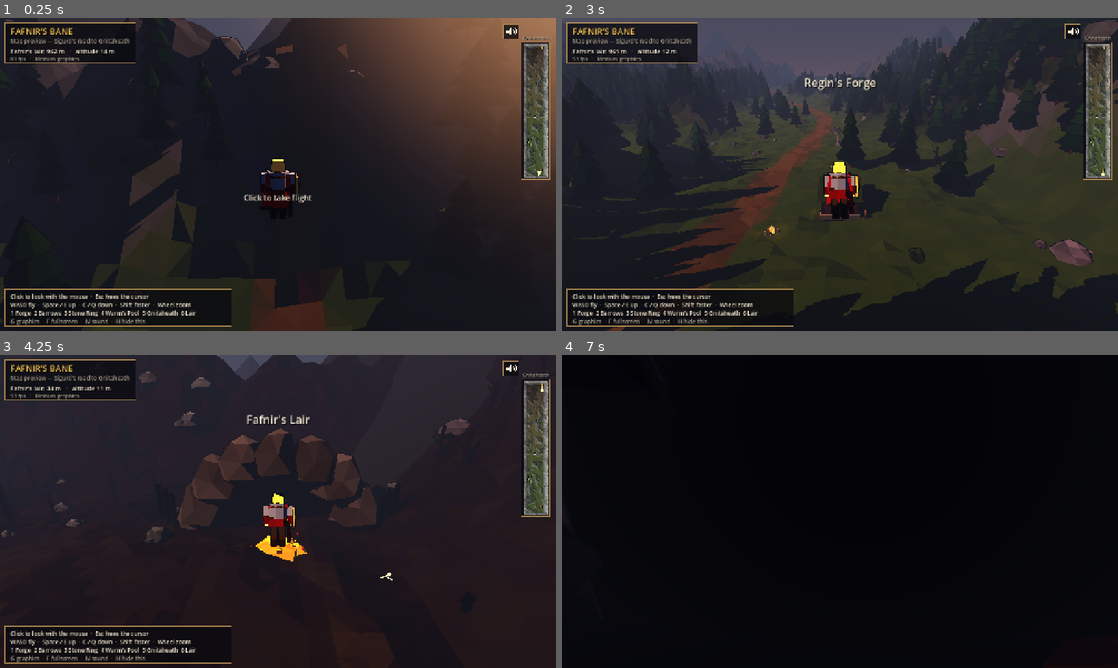
Above: before the commit, frames 1-4 (two rows, left to right).
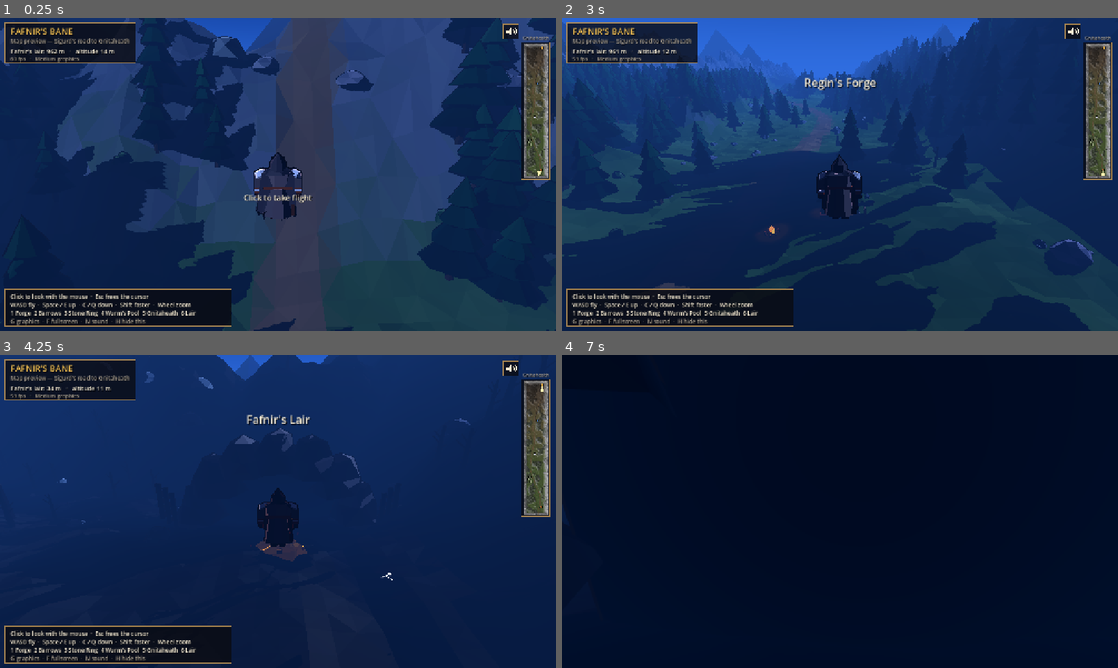
Above: after the commit, the same moments.

Repository: Kmad666/avalon-siege
Game: Godot game, scene res://scenes/main.tscn
The game is run twice, just before and just after one commit, with the same random seed, the same clock (stepped at 60 frames per second) and the same inputs.
Inputs (mouse positions are in pixels of both pictures, inside the frame that each line leads up to):
- Up to frame 1 (0.25 s): no input
- Up to frame 2 (3 s): tap Enter at 0.5 s; move the mouse to (962, 158) at 0.52 s; hold D (fly_right) 0.53-1.28 s; hold Shift (fly_boost) 0.53-1.28 s; click (962, 158) at 0.67 s; move the mouse to (812, 174) at 1.27 s; hold W (fly_fwd) from 1.28 s (still down); tap E at 1.35 s; move the mouse to (851, 168) at 2.02 s; tap Q at 2.1 s; move the mouse to (834, 180) at 2.77 s; tap 1 at 2.85 s; click (834, 180) at 2.92 s
- Up to frame 3 (4.25 s): keep holding W (fly_fwd); move the mouse to (316, 514) at 3.52 s; tap 6 at 3.6 s
- Up to frame 4 (7 s): move the mouse to (795, 508) at 4.27 s; tap one key every 0.75 s from 4.35 s: G N F H; move the mouse to (845, 511) at 5.02 s; click (845, 511) at 5.17 s; move the mouse to (817, 505) at 5.77 s; release W (fly_fwd) at 5.78 s; hold D (fly_right) 5.78-6.53 s; move the mouse to (867, 511) at 6.52 s; hold W (fly_fwd) from 6.53 s (still down)

The runs differ from the first frame. In frame 1, 89% of the frame differs, in the area x 0-100%, y 0-100%; in frame 2, 90%; in frame 3, 89%; in frame 4, 98%.

Commit message:
Hooded hero with glowing eyes; royal-blue sky and moonlight
Co-Authored-By: Claude Opus 5.5 <noreply@anthropic.com>
Claude-Session: https://claude.ai/code/session_01KidadRycBef9vnX6TmkFiq

Diff:
--- a/scripts/flyer.gd
+++ b/scripts/flyer.gd
@@ -1,7 +1,7 @@
 class_name Flyer
 extends Node3D
-## Sigurd, flying free for now so the valley can be inspected. A third-person
-## orbit camera follows him; he leans into his flight and his cloak streams.
+## The hooded hero, flying free for now so the valley can be inspected. A
+## third-person orbit camera follows; he leans into flight and his cloak streams.
 ##
 ## Mouse: look (click to capture) · WASD: fly · Space/E: up · C/Q: down ·
 ## Shift: faster · wheel: camera distance.
@@ -27,16 +27,31 @@
 	game = g
 	cam = camera
 	body = MeshInstance3D.new()
-	body.mesh = Props.sigurd_body()
-	Toon.apply(body, Toon.mat(true))
+	body.mesh = Props.hero_body()
+	Toon.apply(body, Toon.hero())
 	add_child(body)
+	# Glowing eyes in the dark of the hood, with a faint ember light inside it.
+	var eyes := MeshInstance3D.new()
+	eyes.mesh = Props.hero_eyes()
+	Geo.apply(eyes, true)
+	body.add_child(eyes)
+	var haze := MeshInstance3D.new()
+	haze.mesh = Props.hero_eye_haze()
+	haze.material_override = Geo.mat_add()
+	haze.cast_shadow = GeometryInstance3D.SHADOW_CASTING_SETTING_OFF
+	body.add_child(haze)
+	var glow := OmniLight3D.new()
+	glow.position = Vector3(0, 1.5, 0.32)
+	glow.light_color = Props.EYE
+	glow.light_energy = 1.2
+	glow.omni_range = 0.6
+	body.add_child(glow)
 	cloak_pivot = Node3D.new()
 	cloak_pivot.position = Vector3(0, 1.3, -0.2)
 	body.add_child(cloak_pivot)
 	var cloak := MeshInstance3D.new()
-	cloak.mesh = Props.sigurd_cloak()
-	var cm: ShaderMaterial = Toon.mat(true)
-	Toon.apply(cloak, cm)
+	cloak.mesh = Props.hero_cloak()
+	Toon.apply(cloak, Toon.hero())
 	cloak_pivot.add_child(cloak)
 
 
--- a/scripts/main.gd
+++ b/scripts/main.gd
@@ -82,40 +82,71 @@
 				InputMap.action_add_event(action, ev)
 
 
-## Dusk over a dark land: a low ember sun, a cold blue shade, and haze that
-## swallows the far end of the valley.
+## Blue hour over a dark land: a deep blue sky graded down to a bright
+## horizon, a pale moon throwing cold light and long shadows, and blue haze
+## that melts the far hills into the sky.
+const SKY_TOP := Color(0.039, 0.18, 0.525)
+const SKY_HORIZON := Color(0.188, 0.427, 0.878)
+
+const SKY_SHADER := """
+shader_type sky;
+uniform vec3 top_color;
+uniform vec3 horizon_color;
+uniform vec3 ground_color;
+uniform float grade_height = 0.55;
+
+vec3 to_linear(vec3 c) {
+	return mix(c / 12.92, pow((c + 0.055) / 1.055, vec3(2.4)), step(0.04045, c));
+}
+
+void sky() {
+	float y = EYEDIR.y;
+	vec3 col = mix(horizon_color, top_color, smoothstep(0.0, grade_height, y));
+	col = mix(col, ground_color, smoothstep(0.0, -0.08, y));
+	// The moon: a pale disc with a soft halo, where the light comes from.
+	if (LIGHT0_ENABLED) {
+		float d = dot(EYEDIR, LIGHT0_DIRECTION);
+		col = mix(col, vec3(0.93, 0.95, 1.0), smoothstep(0.99955, 0.9997, d));
+		col += vec3(0.25, 0.3, 0.4) * pow(max(d, 0.0), 220.0) * 0.6;
+	}
+	COLOR = col;
+}
+"""
+
+
 func _setup_env() -> void:
 	var we := WorldEnvironment.new()
 	env = Environment.new()
 	var sky := Sky.new()
-	var sm := ProceduralSkyMaterial.new()
-	sm.sky_top_color = Color(0.05, 0.06, 0.1)
-	sm.sky_horizon_color = Color(0.46, 0.3, 0.27)
-	sm.sky_curve = 0.12
-	sm.ground_bottom_color = Color(0.04, 0.04, 0.05)
-	sm.ground_horizon_color = Color(0.3, 0.22, 0.21)
-	sm.sun_angle_max = 8.0
-	sm.sun_curve = 0.08
+	var sm := ShaderMaterial.new()
+	var sh := Shader.new()
+	sh.code = SKY_SHADER
+	sm.shader = sh
+	sm.set_shader_parameter("top_color", Vector3(SKY_TOP.r, SKY_TOP.g, SKY_TOP.b))
+	sm.set_shader_parameter("horizon_color", Vector3(SKY_HORIZON.r, SKY_HORIZON.g, SKY_HORIZON.b))
+	sm.set_shader_parameter("ground_color", Vector3(0.05, 0.09, 0.2))
 	sky.sky_material = sm
 	env.background_mode = Environment.BG_SKY
 	env.sky = sky
 	env.ambient_light_source = Environment.AMBIENT_SOURCE_COLOR
-	env.ambient_light_color = Color(0.4, 0.45, 0.66)
-	env.ambient_light_energy = 0.7
-	env.tonemap_mode = Environment.TONE_MAPPER_FILMIC
-	env.tonemap_exposure = 1.15
+	env.ambient_light_color = Color(0.36, 0.46, 0.8)
+	env.ambient_light_energy = 0.95
+	# Linear tonemapping so the sky shows exactly the chosen blues.
+	env.tonemap_mode = Environment.TONE_MAPPER_LINEAR
+	env.tonemap_exposure = 1.0
 	env.fog_enabled = true
-	env.fog_light_color = Color(0.22, 0.23, 0.29)
-	env.fog_density = 0.0042
-	env.fog_sun_scatter = 0.25
-	env.fog_sky_affect = 0.85
+	env.fog_light_color = SKY_HORIZON.darkened(0.12)
+	env.fog_density = 0.0038
+	env.fog_sun_scatter = 0.0
+	env.fog_sky_affect = 0.0
 	we.environment = env
 	add_child(we)
 	sun = DirectionalLight3D.new()
-	# Low in the west-south-west: long shadows across the valley.
-	sun.rotation = Vector3(deg_to_rad(-31.0), deg_to_rad(-58.0), 0)
-	sun.light_color = Color(1.0, 0.7, 0.48)
-	sun.light_energy = 3.4
+	# A low moon ahead and to the left of the road north: long shadows, and
+	# visible in the sky as you fly toward the lair.
+	sun.rotation = Vector3(deg_to_rad(-24.0), deg_to_rad(118.0), 0)
+	sun.light_color = Color(0.85, 0.9, 1.0)
+	sun.light_energy = 3.6
 	sun.shadow_enabled = true
 	sun.shadow_bias = 0.06
 	sun.shadow_normal_bias = 1.5
@@ -307,7 +338,8 @@
 	# [name, ground point, camera yaw, camera pitch, camera distance, altitude]
 	var views := [
 		["start", Vector3(t.start.x, 0, t.start.y), 0.0, -0.25, 7.0, 12.0],
-		["sigurd", Vector3(t.start.x, 0, t.start.y - 20.0), 0.6, -0.05, 3.2, 3.0],
+		["hero", Vector3(t.start.x, 0, t.start.y - 20.0), 0.6, -0.05, 3.2, 3.0],
+		["face", Vector3(t.start.x, 0, t.start.y - 20.0), 0.35, -0.02, 2.6, 3.0],
 		["forge", Vector3(t.forge.x - 4.0, 0, t.forge.y + 18.0), 0.2, -0.3, 7.0, 6.0],
 		["valley", Vector3(t.path_x(700.0), 0, 700.0), 0.0, -0.35, 9.0, 34.0],
 		["ring", Vector3(t.ring.x - 6.0, 0, t.ring.y + 26.0), 0.1, -0.35, 8.0, 12.0],
@@ -326,6 +358,9 @@
 		flyer.teleport(p, v[2])
 		flyer.cam_pitch = v[3]
 		flyer.cam_dist = v[4]
+		if v[0] == "face":
+			flyer.body_yaw = v[2]    # turn to face the camera
+			flyer._last_yaw = v[2]
 	_shot_t += delta
 	if _shot_t > 2.5:
 		_shot_t = 0.0
--- a/scripts/props.gd
+++ b/scripts/props.gd
@@ -71,77 +71,138 @@
 		return g.mesh(true))
 
 
-# ------------------------------------------------------------- Sigurd
-
-const SKIN := Color(0.9, 0.72, 0.58)
-const HAIR := Color(0.86, 0.72, 0.45)
-const MAIL := Color(0.52, 0.54, 0.58)
-const TUNIC := Color(0.48, 0.13, 0.12)
-const LEATHER := Color(0.33, 0.22, 0.15)
-const GOLD := Color(0.92, 0.72, 0.28)
-
-
-## Sigurd Fafnisbani: mail over a blood-red tunic, golden hair and beard,
-## a round shield on his back and Gram at his hip. Faces +z.
-static func sigurd_body() -> ArrayMesh:
-	return _cached("sigurd", func():
-		var g := Geo.new()
-		# Legs and boots.
+# ------------------------------------------------------------- the hooded hero
+
+const ROBE := Color(0.38, 0.35, 0.36)
+const HOOD := Color(0.31, 0.29, 0.31)
+const LEATHER := Color(0.45, 0.3, 0.2)
+const IRON := Color(0.58, 0.6, 0.64)
+const GOLD := Color(0.86, 0.66, 0.28)
+const VOID := Color(0.01, 0.01, 0.015)
+const EYE := Color(1.0, 0.62, 0.18)
+
+
+## The hero: a broad-shouldered hooded wanderer. Heavy robe, iron pauldrons,
+## a deep cowl hiding the face. Faces +z. The eyes are a separate mesh so
+## they can glow (see hero_eyes).
+static func hero_body() -> ArrayMesh:
+	return _cached("hero", func():
+		var g := Geo.new()
+		# Boots peeking out under the robe.
 		for sx in [-0.13, 0.13]:
-			g.box(Vector3(sx, 0.12, 0.03), Vector3(0.17, 0.24, 0.27), LEATHER.darkened(0.25))
-			g.box(Vector3(sx, 0.48, 0), Vector3(0.16, 0.5, 0.18), Color(0.3, 0.27, 0.24))
-			g.box(Vector3(sx, 0.3, 0.0), Vector3(0.18, 0.12, 0.2), LEATHER)   # leg wraps
-		# Tunic skirt and mail shirt.
-		g.prism(Vector3(0, 0.62, 0), 0.34, 0.28, 0.32, 8, TUNIC, Color(0, 0, 0, 0), 0.2)
-		g.prism(Vector3(0, 0.88, 0), 0.29, 0.31, 0.46, 8, MAIL, Color(0, 0, 0, 0), 0.2)
-		g.box(Vector3(0, 0.9, 0), Vector3(0.62, 0.08, 0.44), LEATHER)          # belt
-		g.box(Vector3(0, 0.9, 0.22), Vector3(0.1, 0.1, 0.03), GOLD)            # buckle
-		# Fur mantle across the shoulders.
-		g.blob(Vector3(0, 1.22, -0.02), 0.36, 0.2, Color(0.36, 0.27, 0.2), 101, 7, 1)
-		# Arms.
+			g.box(Vector3(sx, 0.1, 0.05), Vector3(0.17, 0.2, 0.28), LEATHER.darkened(0.35))
+		# Long robe: flares toward the hem, cinched at the waist.
+		g.push_at(Vector3.ZERO, 0.0, Vector3(1.1, 1.0, 0.9))
+		g.prism(Vector3(0, 0.12, 0), 0.4, 0.29, 0.78, 9, ROBE, Color(0, 0, 0, 0), 0.17)
+		g.pop()
+		# Broad chest: wider than deep, widening up to the shoulders.
+		g.push_at(Vector3.ZERO, 0.0, Vector3(1.45, 1.0, 0.85))
+		g.prism(Vector3(0, 0.9, 0), 0.25, 0.33, 0.44, 8, ROBE.lightened(0.04), Color(0, 0, 0, 0), 0.2)
+		g.pop()
+		g.box(Vector3(0, 0.92, 0), Vector3(0.74, 0.09, 0.46), LEATHER)            # belt
+		g.box(Vector3(0, 0.92, 0.235), Vector3(0.11, 0.11, 0.03), GOLD)           # buckle
+		g.box(Vector3(0.2, 0.62, 0.2), Vector3(0.12, 0.62, 0.02), ROBE.darkened(0.25))  # robe split
+		# Leather harness across the chest.
+		g.push(Transform3D(Basis(Vector3(0, 0, 1), 0.75), Vector3(0, 1.12, 0.215)))
+		g.box(Vector3.ZERO, Vector3(0.08, 0.6, 0.03), LEATHER)
+		g.pop()
+		# Shoulders: iron pauldrons over a heavy mantle.
+		g.push_at(Vector3(0, 1.3, -0.02), 0.0, Vector3(1.5, 1.0, 1.0))
+		g.blob(Vector3.ZERO, 0.34, 0.16, HOOD, 211, 7, 1)
+		g.pop()
 		for sx in [-1.0, 1.0]:
-			g.box(Vector3(sx * 0.37, 1.12, 0.02), Vector3(0.15, 0.3, 0.17), MAIL)
-			g.box(Vector3(sx * 0.38, 0.86, 0.06), Vector3(0.13, 0.28, 0.14), TUNIC.darkened(0.15))
-			g.box(Vector3(sx * 0.38, 0.69, 0.08), Vector3(0.12, 0.1, 0.12), SKIN)
-			g.box(Vector3(sx * 0.38, 0.8, 0.07), Vector3(0.14, 0.07, 0.15), GOLD)   # arm ring
-		# Head, golden hair and beard.
-		g.box(Vector3(0, 1.43, 0.02), Vector3(0.24, 0.27, 0.25), SKIN)
-		g.box(Vector3(-0.055, 1.46, 0.145), Vector3(0.05, 0.03, 0.02), Color(0.2, 0.35, 0.55))
-		g.box(Vector3(0.055, 1.46, 0.145), Vector3(0.05, 0.03, 0.02), Color(0.2, 0.35, 0.55))
-		g.box(Vector3(0, 1.6, -0.01), Vector3(0.28, 0.1, 0.29), HAIR)           # crown
-		g.box(Vector3(0, 1.43, -0.14), Vector3(0.28, 0.32, 0.08), HAIR)         # back of hair
-		g.box(Vector3(-0.15, 1.44, 0.0), Vector3(0.04, 0.26, 0.2), HAIR)
-		g.box(Vector3(0.15, 1.44, 0.0), Vector3(0.04, 0.26, 0.2), HAIR)
-		g.box(Vector3(0, 1.2, -0.17), Vector3(0.12, 0.3, 0.05), HAIR.darkened(0.08))   # braid
-		g.push(Transform3D(Basis(Vector3(1, 0, 0), PI - 0.2), Vector3(0, 1.36, 0.13)))
-		g.prism(Vector3.ZERO, 0.12, 0.02, 0.2, 6, HAIR)                         # beard
-		g.pop()
-		# Round shield on his left arm: painted red, rimmed, iron boss.
-		g.push(Transform3D(Basis(Vector3(0, 0, 1), PI * 0.5) * Basis(Vector3(1, 0, 0), 0.0), Vector3(-0.5, 0.92, 0.08)))
-		g.prism(Vector3(0, -0.03, 0), 0.34, 0.34, 0.05, 10, Color(0.75, 0.66, 0.45), TUNIC)
-		g.prism(Vector3(0, 0.02, 0), 0.08, 0.06, 0.06, 7, Color(0.4, 0.4, 0.44))
-		g.pop()
-		# Gram in its scabbard at the left hip.
-		g.push(Transform3D(Basis(Vector3(1, 0, 0), 0.5), Vector3(-0.33, 0.8, 0.0)))
-		g.box(Vector3(0, -0.35, 0), Vector3(0.07, 0.7, 0.04), LEATHER.darkened(0.3))
-		g.box(Vector3(0, 0.05, 0), Vector3(0.2, 0.04, 0.05), GOLD)
+			g.push(Transform3D(Basis(Vector3(0, 0, 1), sx * -0.45), Vector3(sx * 0.48, 1.3, 0.0)))
+			g.prism(Vector3(0, -0.06, 0), 0.19, 0.12, 0.12, 7, IRON, IRON.lightened(0.1))
+			g.prism(Vector3(0, -0.1, 0), 0.2, 0.2, 0.04, 7, IRON.darkened(0.25))
+			g.pop()
+			# Arms: wide sleeves, leather bracers, gloved fists.
+			g.box(Vector3(sx * 0.53, 1.07, 0.02), Vector3(0.2, 0.34, 0.22), ROBE)
+			g.box(Vector3(sx * 0.55, 0.82, 0.05), Vector3(0.17, 0.22, 0.18), LEATHER)
+			g.box(Vector3(sx * 0.55, 0.82, 0.05), Vector3(0.18, 0.04, 0.19), IRON)
+			g.box(Vector3(sx * 0.55, 0.65, 0.07), Vector3(0.14, 0.13, 0.15), LEATHER.darkened(0.3))
+		# The cowl: a deep, peaked hood with a dark void where the face is.
+		g.push_at(Vector3(0, 1.36, 0.0), 0.0, Vector3(1.0, 1.0, 1.15))
+		g.prism(Vector3(0, 0.0, -0.02), 0.22, 0.2, 0.22, 8, HOOD, Color(0, 0, 0, 0), 0.2)
+		g.prism(Vector3(0, 0.22, -0.02), 0.2, 0.0, 0.26, 8, HOOD, Color(0, 0, 0, 0), 0.2)
+		g.pop()
+		g.push(Transform3D(Basis(Vector3(1, 0, 0), -0.18), Vector3(0, 1.49, 0.2)))
+		g.quad(Vector3(-0.12, -0.13, 0), Vector3(0.12, -0.13, 0), Vector3(0.1, 0.13, 0), Vector3(-0.1, 0.13, 0), VOID)
+		g.pop()
+		# Hood brim overhanging the face, and the drape falling to the chest.
+		g.push(Transform3D(Basis(Vector3(1, 0, 0), 0.35), Vector3(0, 1.63, 0.18)))
+		g.box(Vector3.ZERO, Vector3(0.3, 0.05, 0.13), HOOD.lightened(0.05))
+		g.pop()
+		g.push_at(Vector3(0, 1.22, 0.08), 0.0, Vector3(1.3, 1.0, 1.0))
+		g.prism(Vector3.ZERO, 0.24, 0.2, 0.12, 8, HOOD, Color(0, 0, 0, 0), 0.2)
+		g.pop()
+		# Gram's hilt at the left hip.
+		g.push(Transform3D(Basis(Vector3(1, 0, 0), 0.5), Vector3(-0.4, 0.82, 0.05)))
+		g.box(Vector3(0, -0.36, 0), Vector3(0.07, 0.72, 0.04), LEATHER.darkened(0.3))
+		g.box(Vector3(0, 0.05, 0), Vector3(0.22, 0.04, 0.05), GOLD)
 		g.box(Vector3(0, 0.15, 0), Vector3(0.04, 0.16, 0.04), LEATHER)
 		g.box(Vector3(0, 0.25, 0), Vector3(0.07, 0.05, 0.07), GOLD)
 		g.pop()
 		return g.mesh(true))
 
 
+## Two glowing eyes in the dark of the hood (drawn unshaded).
+static func hero_eyes() -> ArrayMesh:
+	return _cached("hero_eyes", func():
+		var g := Geo.new()
+		g.push(Transform3D(Basis(Vector3(1, 0, 0), -0.18), Vector3(0, 1.5, 0.205)))
+		for sd in [-1.0, 1.0]:
+			# Slanted slits, inner corners lower: a hard, narrowed stare.
+			var o := Vector3(sd * 0.095, 0.014, 0)
+			var i := Vector3(sd * 0.022, -0.004, 0)
+			var h := Vector3(0, 0.022, 0)
+			g.quad(o, i, i - h, o - h * 0.6, EYE)
+			g.quad(o - h * 0.6, i - h, i, o, EYE)
+		g.pop()
+		return g.mesh(false))
+
+
+## A soft additive haze around the eyes so they read from a distance.
+static func hero_eye_haze() -> ArrayMesh:
+	return _cached("hero_eye_haze", func():
+		var g := Geo.new()
+		g.push(Transform3D(Basis(Vector3(1, 0, 0), -0.18), Vector3(0, 1.5, 0.21)))
+		var c := Color(EYE.r * 0.45, EYE.g * 0.3, EYE.b * 0.15)
+		for sd in [-1.0, 1.0]:
+			var m := Vector3(sd * 0.058, 0.004, 0)
+			for k in 8:
+				var a0 := TAU * k / 8.0
+				var a1 := TAU * (k + 1) / 8.0
+				g.tri(m, m + Vector3(cos(a0) * 0.085, sin(a0) * 0.05, 0), m + Vector3(cos(a1) * 0.085, sin(a1) * 0.05, 0), c)
+				g.tri(m, m + Vector3(cos(a1) * 0.085, sin(a1) * 0.05, 0), m + Vector3(cos(a0) * 0.085, sin(a0) * 0.05, 0), c)
+		g.pop()
+		return g.mesh(false))
+
+
 ## The cloak, hung from the shoulders (pivot at the neck) so it can stream.
-static func sigurd_cloak() -> ArrayMesh:
+## Ragged at the hem.
+static func hero_cloak() -> ArrayMesh:
 	return _cached("cloak", func():
 		var g := Geo.new()
-		var c := Color(0.62, 0.1, 0.1)
+		var c := HOOD.lightened(0.02)
 		var top := 0.0
-		var bot := -1.0
-		g.quad(Vector3(-0.3, top, 0), Vector3(0.3, top, 0), Vector3(0.42, bot, -0.06), Vector3(-0.42, bot, -0.06), c)
-		g.quad(Vector3(-0.42, bot, -0.07), Vector3(0.42, bot, -0.07), Vector3(0.3, top, -0.01), Vector3(-0.3, top, -0.01), c.darkened(0.3))
-		# Fur-trimmed hem.
-		g.box(Vector3(0, bot + 0.03, -0.065), Vector3(0.86, 0.07, 0.03), Color(0.32, 0.24, 0.18))
+		var bot := -1.12
+		var n := 7
+		for i in n:
+			var u0 := float(i) / n
+			var u1 := float(i + 1) / n
+			var x0t := lerpf(-0.42, 0.42, u0)
+			var x1t := lerpf(-0.42, 0.42, u1)
+			var x0b := lerpf(-0.56, 0.56, u0)
+			var x1b := lerpf(-0.56, 0.56, u1)
+			var b0 := bot + (0.0 if i % 2 == 0 else 0.1)
+			var b1 := bot + (0.1 if i % 2 == 0 else 0.0)
+			var tip := bot - 0.08 - 0.06 * float((i * 7) % 3)
+			var xm := (x0b + x1b) * 0.5
+			# Outer and inner faces of each strip, then a ragged point.
+			g.quad(Vector3(x0t, top, 0), Vector3(x1t, top, 0), Vector3(x1b, b1, -0.08), Vector3(x0b, b0, -0.08), c)
+			g.quad(Vector3(x0b, b0, -0.09), Vector3(x1b, b1, -0.09), Vector3(x1t, top, -0.01), Vector3(x0t, top, -0.01), c.darkened(0.35))
+			g.tri(Vector3(x0b, b0, -0.08), Vector3(x1b, b1, -0.08), Vector3(xm, tip, -0.09), c)
+			g.tri(Vector3(x1b, b1, -0.09), Vector3(x0b, b0, -0.09), Vector3(xm, tip, -0.1), c.darkened(0.35))
 		return g.mesh(true))
 
 
--- a/scripts/toon.gd
+++ b/scripts/toon.gd
@@ -11,6 +11,7 @@
 uniform float rim_strength = 0.35;
 uniform float band_soft = 0.04;
 uniform float sway = 0.0;          // > 0 for foliage: gentle wind sway
+uniform float rim_back = 0.0;      // moonlit edge even on the shadowed side (hero)
 
 vec3 to_linear(vec3 c) {
 	return mix(pow((c + 0.055) / 1.055, vec3(2.4)), c / 12.92, step(c, vec3(0.04045)));
@@ -39,8 +40,9 @@
 	float sh = smoothstep(0.35, 0.55, ATTENUATION);
 	float lit = (0.55 * b1 + 0.45 * b2) * sh;
 	// Rim: a thin hot edge where surfaces turn away from the viewer, on the lit side.
-	float rim = smoothstep(0.62, 0.7, 1.0 - max(dot(NORMAL, VIEW), 0.0)) * b1 * sh;
-	DIFFUSE_LIGHT += LIGHT_COLOR * (lit + rim * rim_strength) / 3.14159;
+	float edge = smoothstep(0.62, 0.7, 1.0 - max(dot(NORMAL, VIEW), 0.0));
+	float rim = edge * b1 * sh;
+	DIFFUSE_LIGHT += LIGHT_COLOR * (lit + rim * rim_strength + edge * rim_back) / 3.14159;
 }
 """
 
@@ -74,6 +76,7 @@
 static var _toon: ShaderMaterial          # no outline (terrain)
 static var _toon_ol: ShaderMaterial       # with ink outline
 static var _foliage: ShaderMaterial
+static var _hero: ShaderMaterial
 static var _outline: ShaderMaterial
 static var _outline_foliage: ShaderMaterial
 static var outlines_on := true
@@ -102,6 +105,11 @@
 	_outline_foliage.set_shader_parameter("sway", 1.0)
 	_outline_foliage.set_shader_parameter("width", 0.06)
 	_foliage.next_pass = _outline_foliage
+	_hero = ShaderMaterial.new()
+	_hero.shader = st
+	_hero.set_shader_parameter("rim_strength", 0.6)
+	_hero.set_shader_parameter("rim_back", 0.45)
+	_hero.next_pass = _outline
 
 
 ## Solid cel-shaded surfaces. `outlined` adds the ink pass.
@@ -116,12 +124,19 @@
 	return _foliage
 
 
+## The hero: cel shading with a moonlit rim that traces his silhouette.
+static func hero() -> ShaderMaterial:
+	_init_all()
+	return _hero
+
+
 ## Turn the ink pass on or off everywhere (graphics quality).
 static func set_outlines(on: bool) -> void:
 	_init_all()
 	outlines_on = on
 	_toon_ol.next_pass = _outline if on else null
 	_foliage.next_pass = _outline_foliage if on else null
+	_hero.next_pass = _outline if on else null
 
 
 static func apply(gi: GeometryInstance3D, material: Material, shadows := true) -> void:
Not shown, changed: README.md
